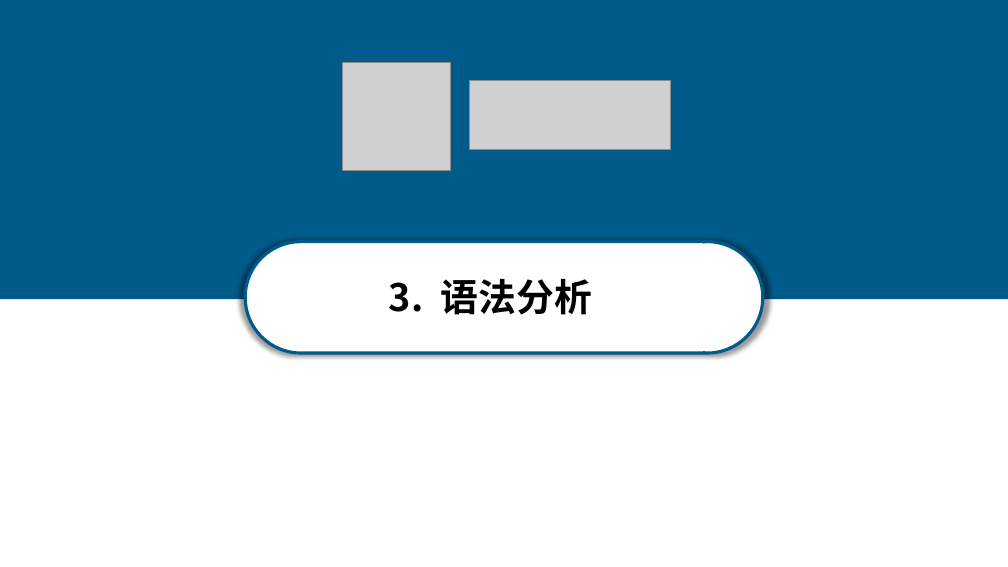
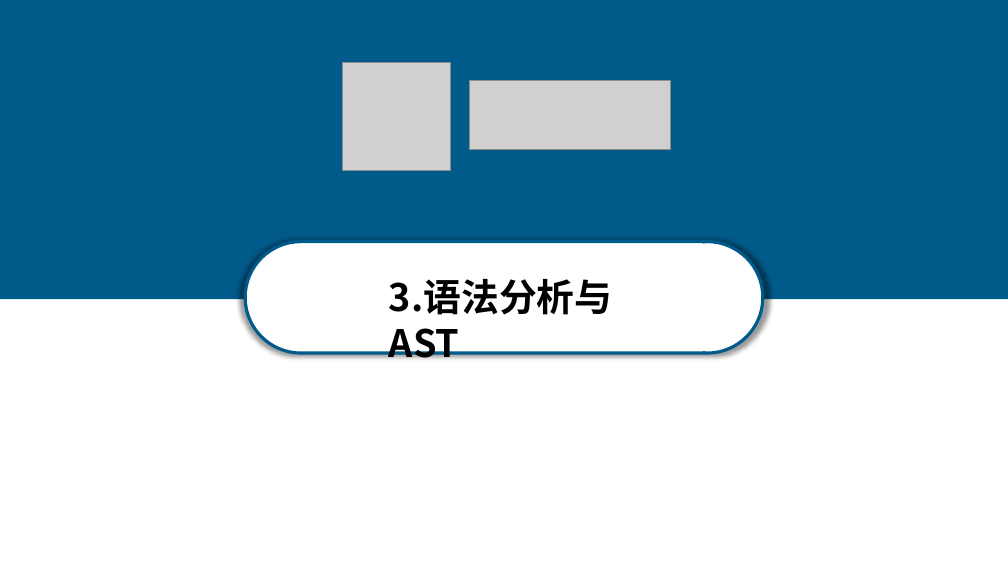
Before and after one commit to anxi710/compiler-principle-project, a slide deck: slide 11 of report/compiler_ppt.pptx (slide 10 before the commit). Drawn at 1008x567 pixels with LibreOffice and Linux fonts; fonts in the diff are those of the drawing; grey boxes stand for pictures. Boxes give left, top, right and bottom in pixels: in the first picture for what was removed or moved away, otherwise in the second. Text is boxed around its words. In the diff, an @@ line names an element or a change of style, - is before the commit and + after.

```diff
--- a/report/compiler_ppt.pptx
+++ b/report/compiler_ppt.pptx
@@ text at [389,279,613,358]: text changed @@
-3. 语法分析
+3.语法分析与AST
```
Also in this commit, not shown: 10 other slides changed, 5 slides added.
